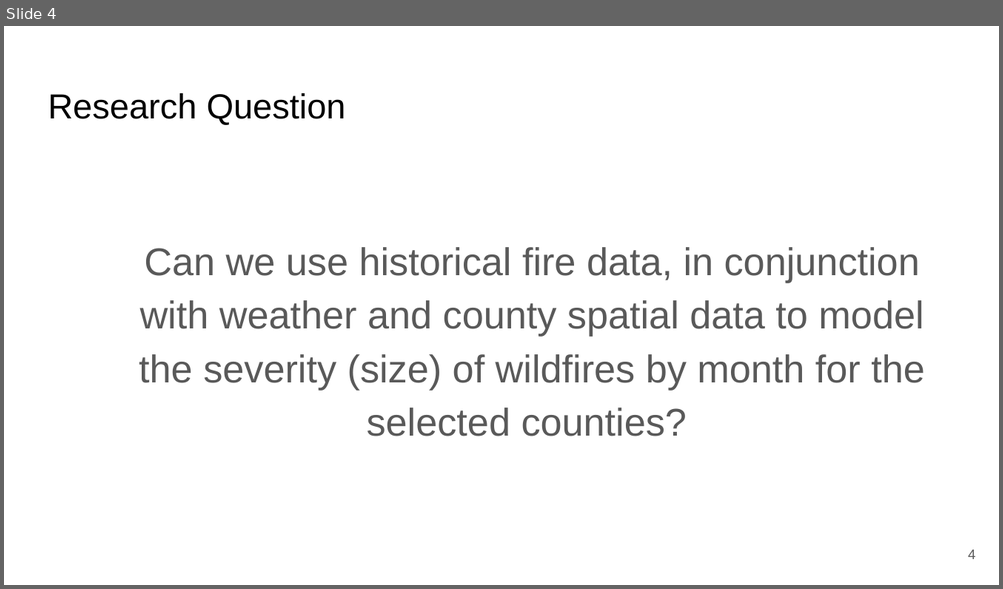
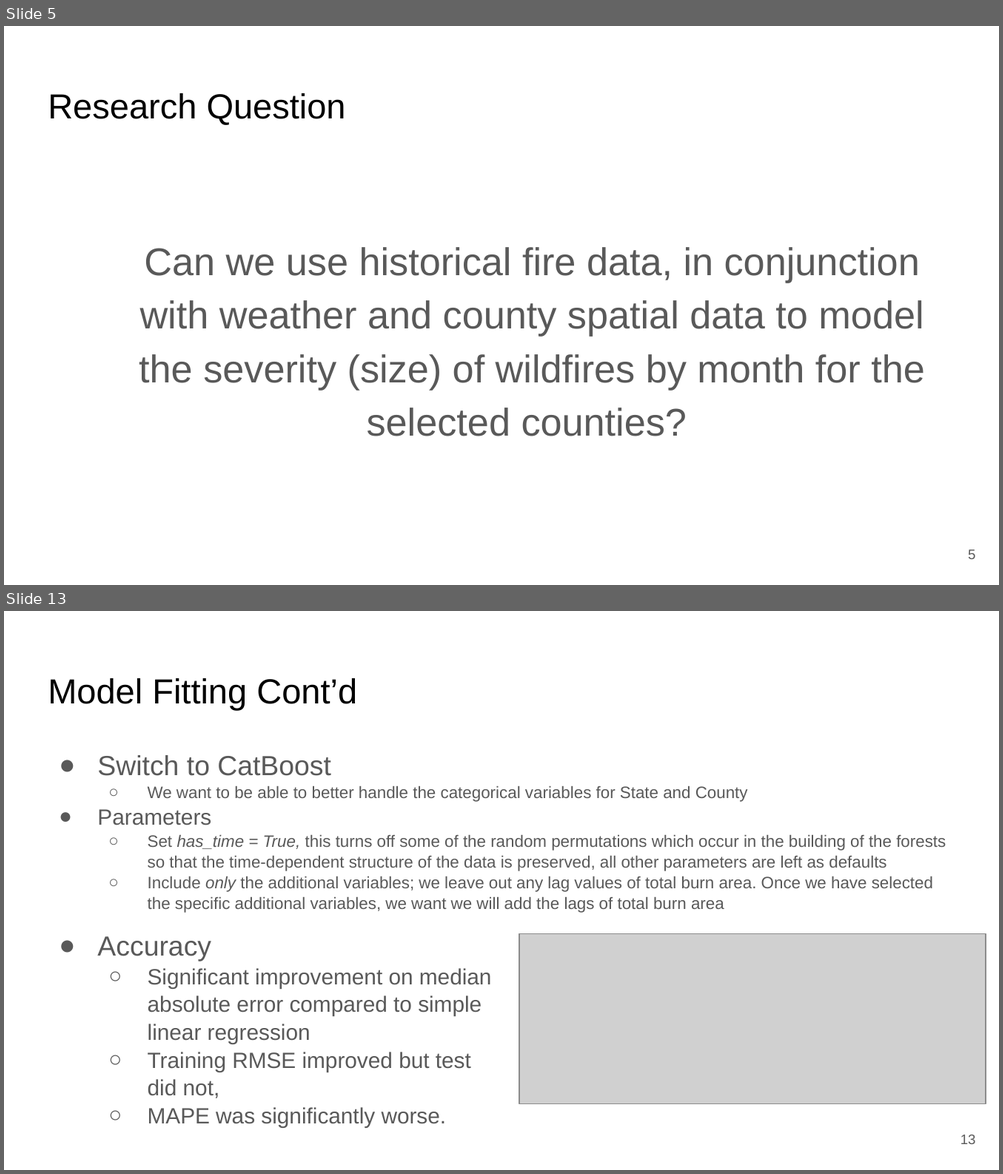
Before and after one commit to DCavanaugh98/WildfireMLProject, a slide deck: Math 8670 Final Project.pptx. Shown one above the other, each under a label of ours: slide 4 before the commit, slides 5 and 13 after it; the slides between them are not shown. The pictures are 1003x589 and 1003x1174 pixels, drawn with LibreOffice and Linux fonts; fonts in the diff are those of the drawing; grey boxes stand for pictures. Boxes give left, top, right and bottom in pixels: in the first picture for what was removed or moved away, otherwise in the second. Text is boxed around its words. In the diff, an @@ line names an element or a change of style, - is before the commit and + after.

```diff
--- a/Math 8670 Final Project.pptx
+++ b/Math 8670 Final Project.pptx
@@ slide 13 added at (x1=4, y1=611, x2=999, y2=1170), background #FFFFFF @@
@@ title added at (x1=48, y1=678, x2=357, y2=710), 25.2 pt, text #000000 @@
+Model Fitting Cont’d
@@ text added at (x1=97, y1=755, x2=945, y2=913), 12 pt, text #595959 @@
+● Switch to CatBoost
+  ○ We want to be able to better handle the categorical variables for State and County
+● Parameters
+  ○ Set has_time = True, this turns off some of the random permutations which occur in the building of the forests so that the time-dependent structure of the data is preserved, all other parameters are left as defaults
+  ○ Include only the additional variables; we leave out any lag values of total burn area. Once we have selected the specific additional variables, we want we will add the lags of total burn area
@@ text added at (x1=97, y1=937, x2=492, y2=1128), 16 pt, text #595959 @@
+● Accuracy
+  ○ Significant improvement on median absolute error compared to simple linear regression
+  ○ Training RMSE improved but test did not,
+  ○ MAPE was significantly worse.
@@ picture added at (x1=519, y1=934, x2=986, y2=1105) @@
@@ page number added at (x1=960, y1=1135, x2=976, y2=1145), 10 pt, text #595959 @@
+13
@@ what was slide 4 is now slide 5 @@
@@ page number at (x1=967, y1=550, x2=975, y2=560): text changed @@
-4
+5
```
Also in this commit, not shown: 12 slides changed, 4 other slides added, 1 slide removed, 12 other files.
